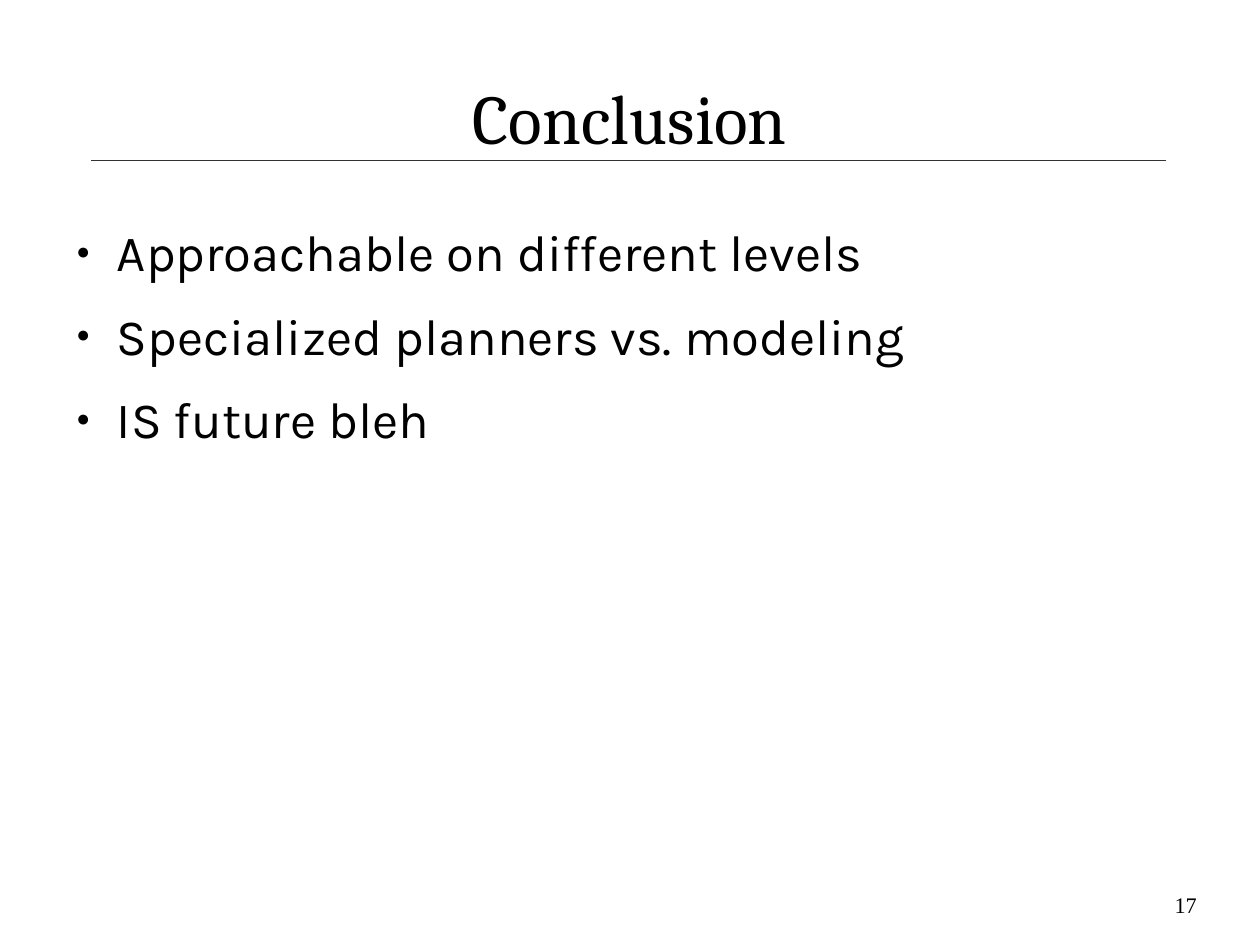
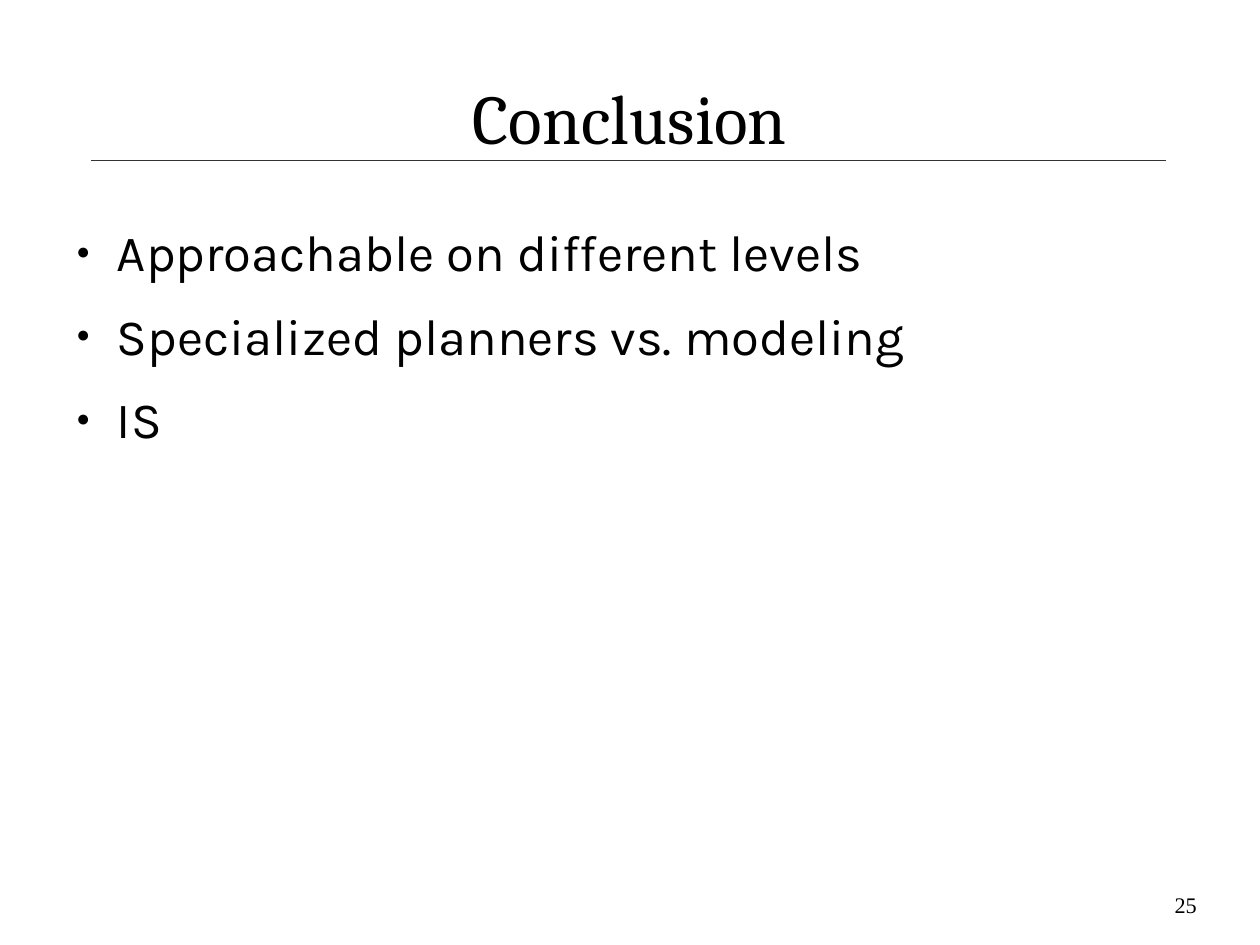
Before and after one commit to IllDepence/ai_seminar, a slide deck: slide 25 of praes/praes.odp (slide 17 before the commit). Drawn at 1260x945 pixels with LibreOffice and Linux fonts; fonts in the diff are those of the drawing. Boxes give left, top, right and bottom in pixels: in the first picture for what was removed or moved away, otherwise in the second. Text is boxed around its words. In the diff, an @@ line names an element or a change of style, - is before the commit and + after.

```diff
--- a/praes/praes.odp
+++ b/praes/praes.odp
@@ text at (117,405,162,439): text changed @@
-● IS future bleh
+● IS
@@ page number at (1175,898,1197,914): text changed @@
-17
+25
```
Also in this commit, not shown: 14 other slides changed, 10 slides added, 2 slides removed, 4 other files.
